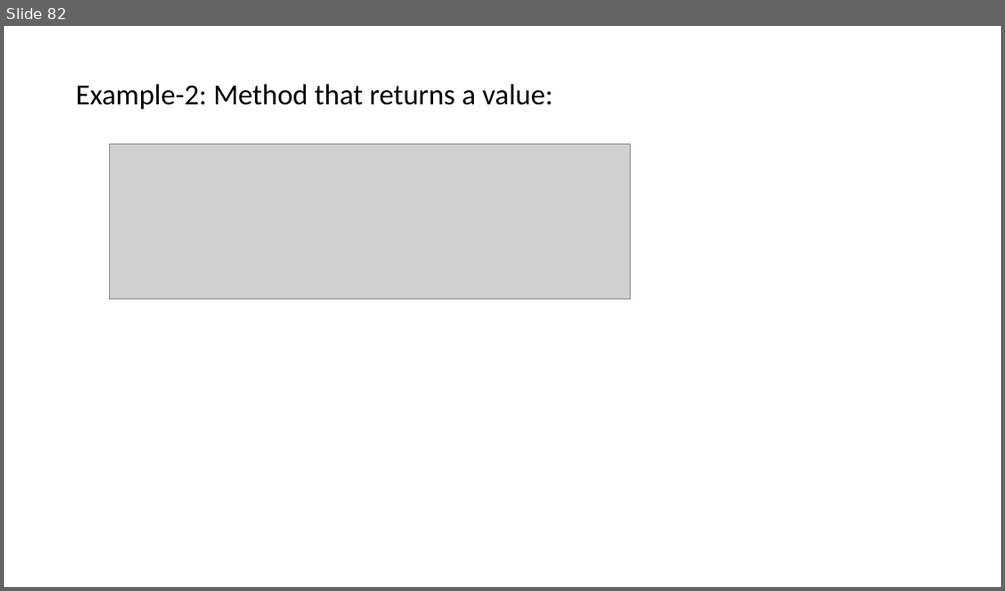
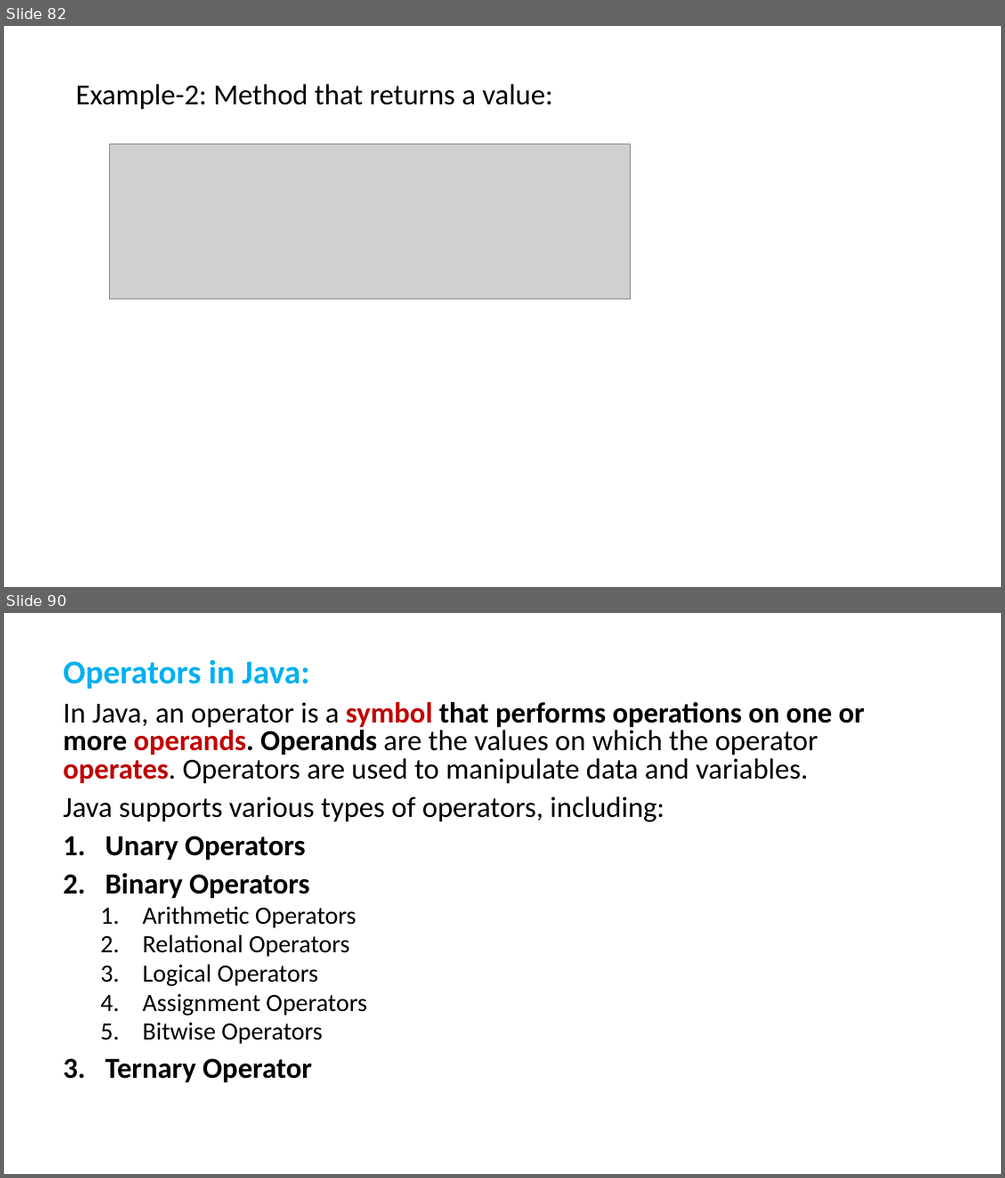
Before and after one commit to PRAMOD-VISHNU-NAIK/MCA-2nd-Sem-Shridevi-College, a slide deck: Theory Class-Notes/Java MCA-2.pptx. Shown one above the other, each under a label of ours: slide 82 before the commit, slides 82 and 90 after it; the slides between them are not shown. The pictures are 1005x591 and 1005x1178 pixels, drawn with LibreOffice and Linux fonts; fonts in the diff are those of the drawing; grey boxes stand for pictures. Boxes give left, top, right and bottom in pixels: in the first picture for what was removed or moved away, otherwise in the second. Text is boxed around its words. In the diff, an @@ line names an element or a change of style, - is before the commit and + after.

```diff
--- a/Theory Class-Notes/Java MCA-2.pptx
+++ b/Theory Class-Notes/Java MCA-2.pptx
@@ slide 90 added at (4, 613, 1001, 1174), background #FFFFFF @@
@@ text added at (63, 660, 865, 1082), 28 pt, text #000000 @@
+Operators in Java:
+In Java, an operator is a symbol that performs operations on one or more operands. Operands are the values on which the operator operates. Operators are used to manipulate data and variables.
+Java supports various types of operators, including:
+1. Unary Operators
+2. Binary Operators
+  1. Arithmetic Operators
+  2. Relational Operators
+  3. Logical Operators
+  4. Assignment Operators
+  5. Bitwise Operators
+3. Ternary Operator
```
Also in this commit, not shown: 6 slides changed, 22 other slides added, 4 other files.
